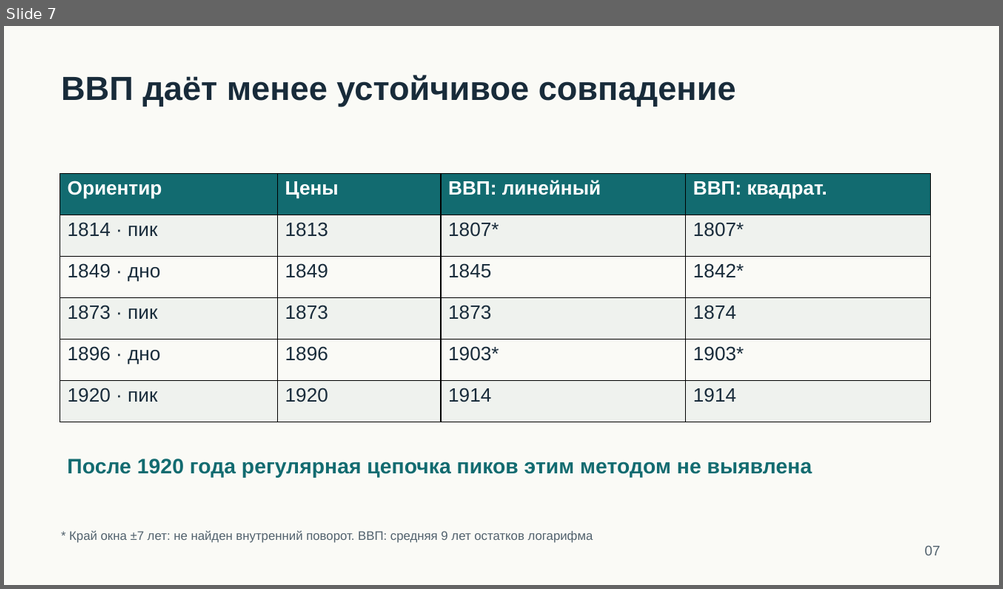
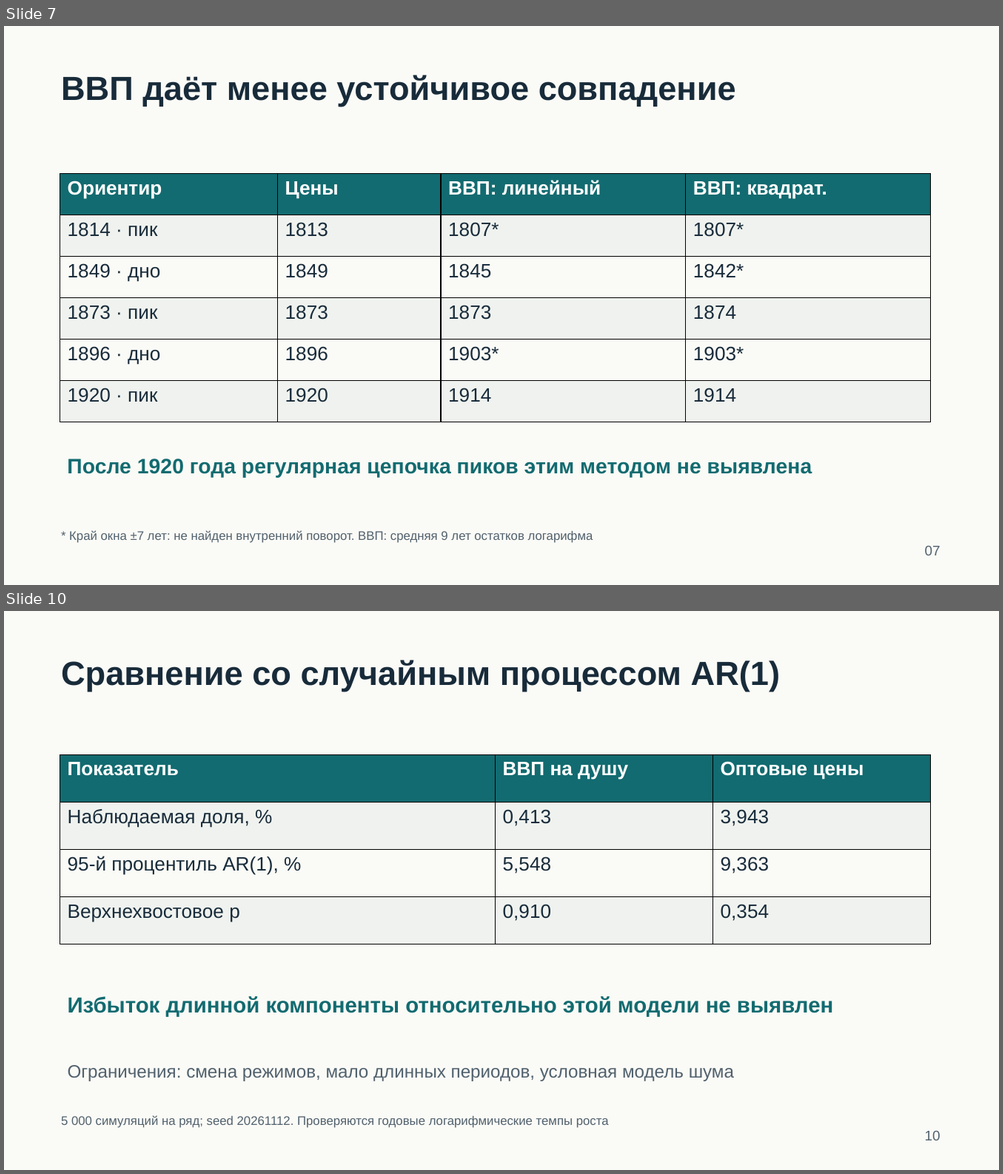
Before and after one commit to akino-tech/forecast-key-rate-2026, a slide deck: assignments/02-kondratiev/slides.pptx. Shown one above the other, each under a label of ours: slide 7 before the commit, slides 7 and 10 after it; the slides between them are not shown. The pictures are 1003x589 and 1003x1174 pixels, drawn with LibreOffice and Linux fonts; fonts in the diff are those of the drawing. Boxes give left, top, right and bottom in pixels: in the first picture for what was removed or moved away, otherwise in the second. Text is boxed around its words. In the diff, an @@ line names an element or a change of style, - is before the commit and + after.

```diff
--- a/assignments/02-kondratiev/slides.pptx
+++ b/assignments/02-kondratiev/slides.pptx
@@ slide 10 added at (4, 611, 999, 1170), background #FAFAF6 @@
@@ text added at (61, 660, 780, 692), 32.2 pt, text #182B3A, bold @@
+Сравнение со случайным процессом AR(1)
@@ table added at (60, 755, 930, 945), 4 rows, 3 columns @@
+Показатель | ВВП на душу | Оптовые цены
+Наблюдаемая доля, % | 0,413 | 3,943
+95-й процентиль AR(1), % | 5,548 | 9,363
+Верхнехвостовое p | 0,910 | 0,354
@@ text added at (68, 997, 833, 1017), 21 pt, text #126B70, bold @@
+Избыток длинной компоненты относительно этой модели не выявлен
@@ text added at (68, 1065, 734, 1082), 17.2 pt, text #51616D @@
+Ограничения: смена режимов, мало длинных периодов, условная модель шума
@@ text added at (61, 1116, 609, 1128), 12 pt, text #51616D @@
+5 000 симуляций на ряд; seed 20261112. Проверяются годовые логарифмические темпы роста
@@ text added at (925, 1131, 940, 1141), 13.5 pt, text #51616D @@
+10
```
Also in this commit, not shown: 4 slides changed, 2 other slides added, 27 other files.
